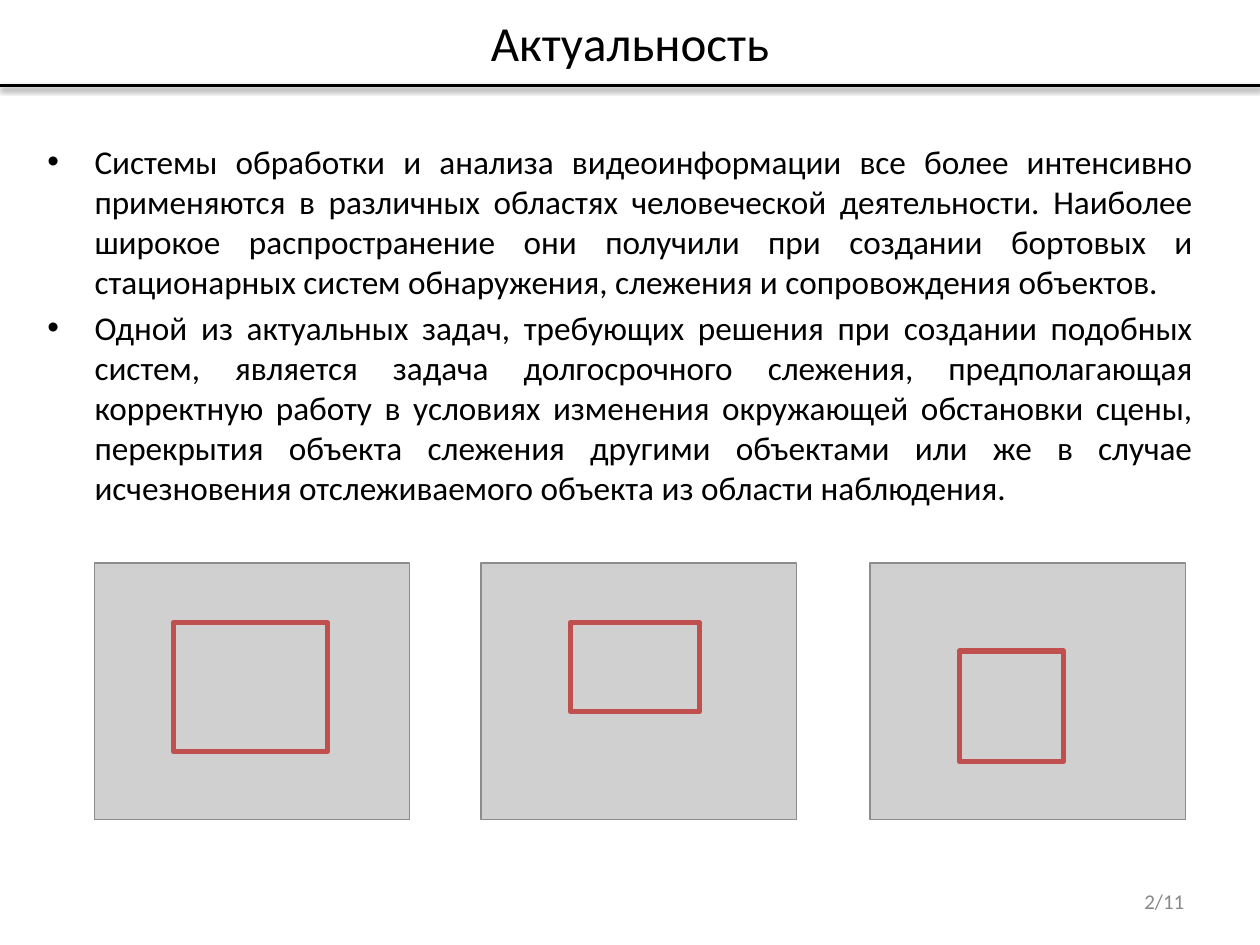
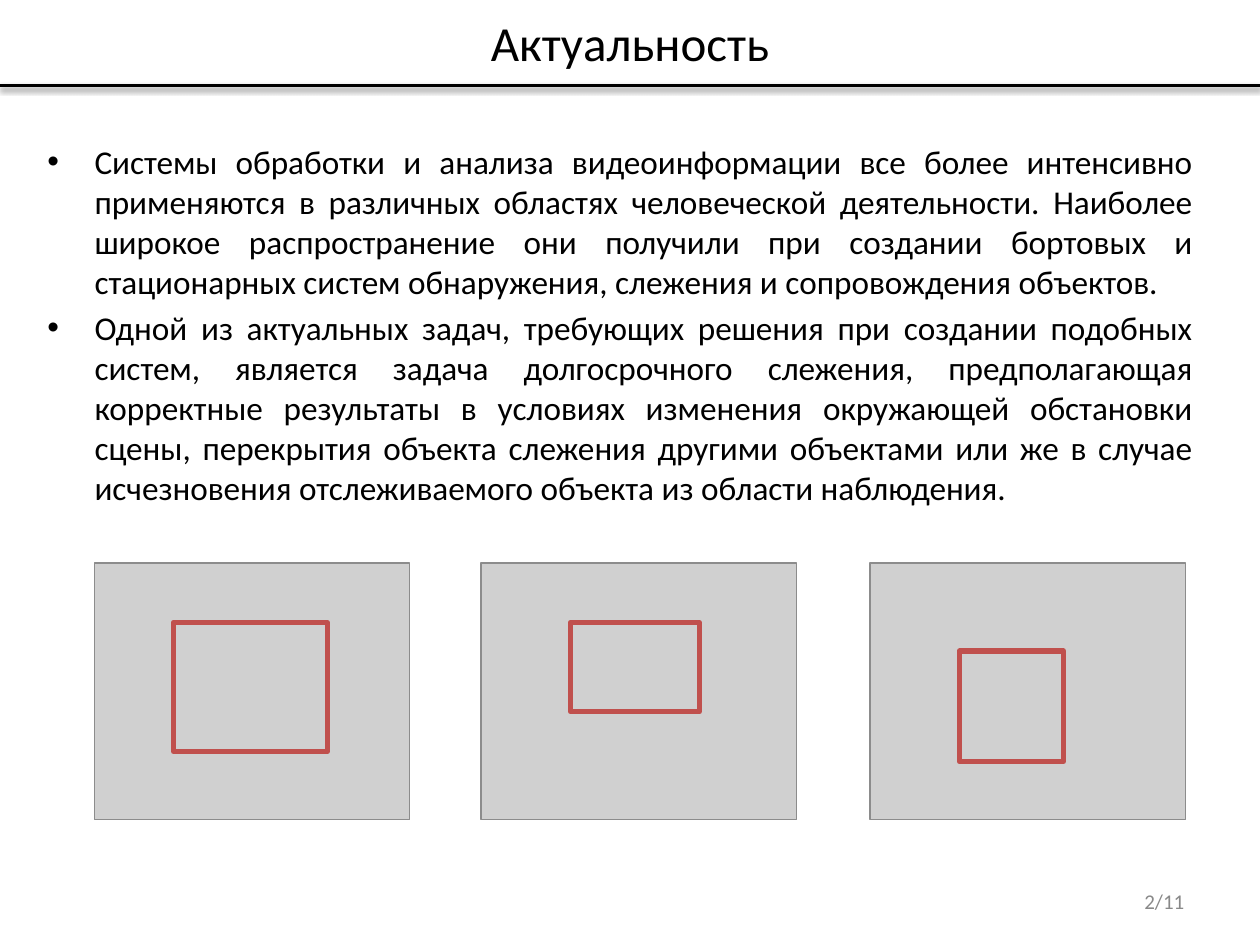
Before and after one commit to vladdimakov/cv2, a slide deck: slide 2 of ВКР/Презентация_Димаков_В.С._МП-40.pptx. Drawn at 1260x945 pixels with LibreOffice and Linux fonts; fonts in the diff are those of the drawing; grey boxes stand for pictures. Boxes give left, top, right and bottom in pixels: in the first picture for what was removed or moved away, otherwise in the second. Text is boxed around its words. In the diff, an @@ line names an element or a change of style, - is before the commit and + after.

```diff
--- a/ВКР/Презентация_Димаков_В.С._МП-40.pptx
+++ b/ВКР/Презентация_Димаков_В.С._МП-40.pptx
@@ text at [95, 317, 1192, 506]: text changed @@
-• Одной из актуальных задач, требующих решения при создании подобных систем, является задача долгосрочного слежения, предполагающая корректную работу в условиях изменения окружающей обстановки сцены, перекрытия объекта слежения другими объектами или же в случае исчезновения отслеживаемого объекта из области наблюдения.
+• Одной из актуальных задач, требующих решения при создании подобных систем, является задача долгосрочного слежения, предполагающая корректные результаты в условиях изменения окружающей обстановки сцены, перекрытия объекта слежения другими объектами или же в случае исчезновения отслеживаемого объекта из области наблюдения.
```
Also in this commit, not shown: 1 other slide changed, 7 other files.
